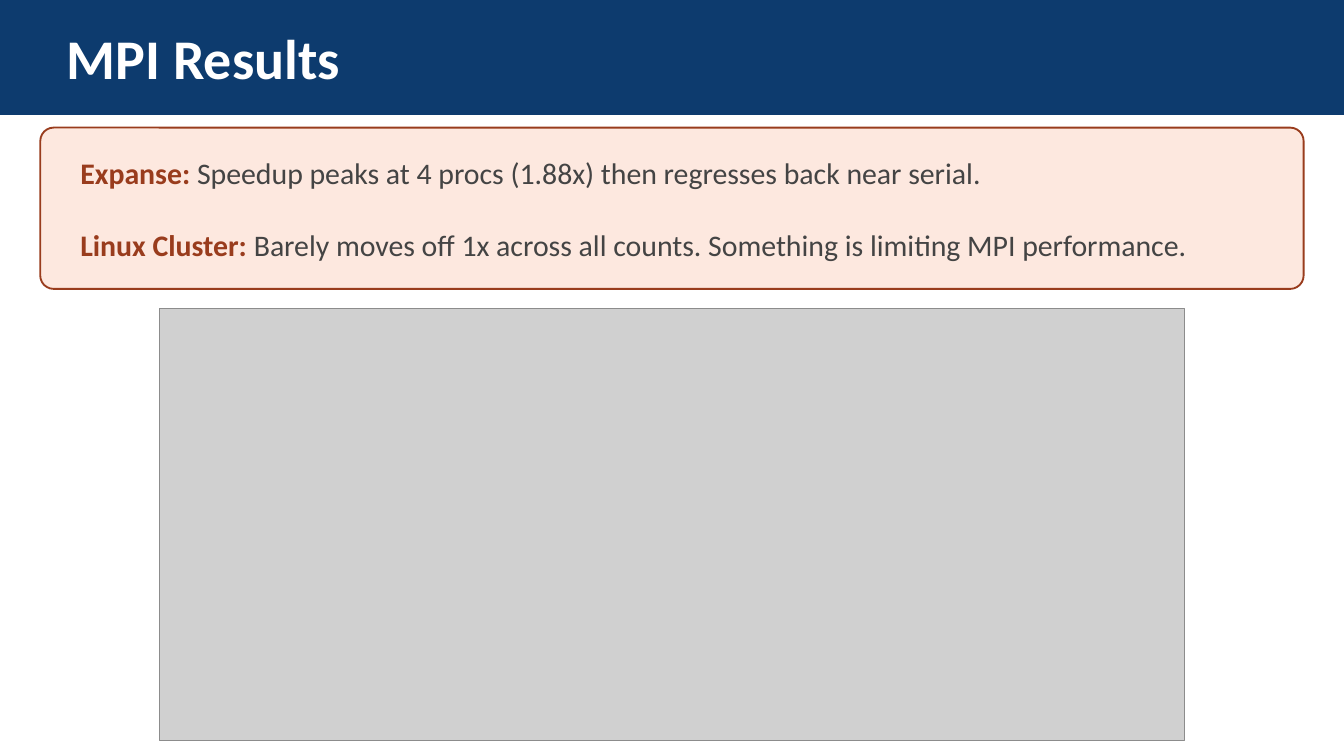
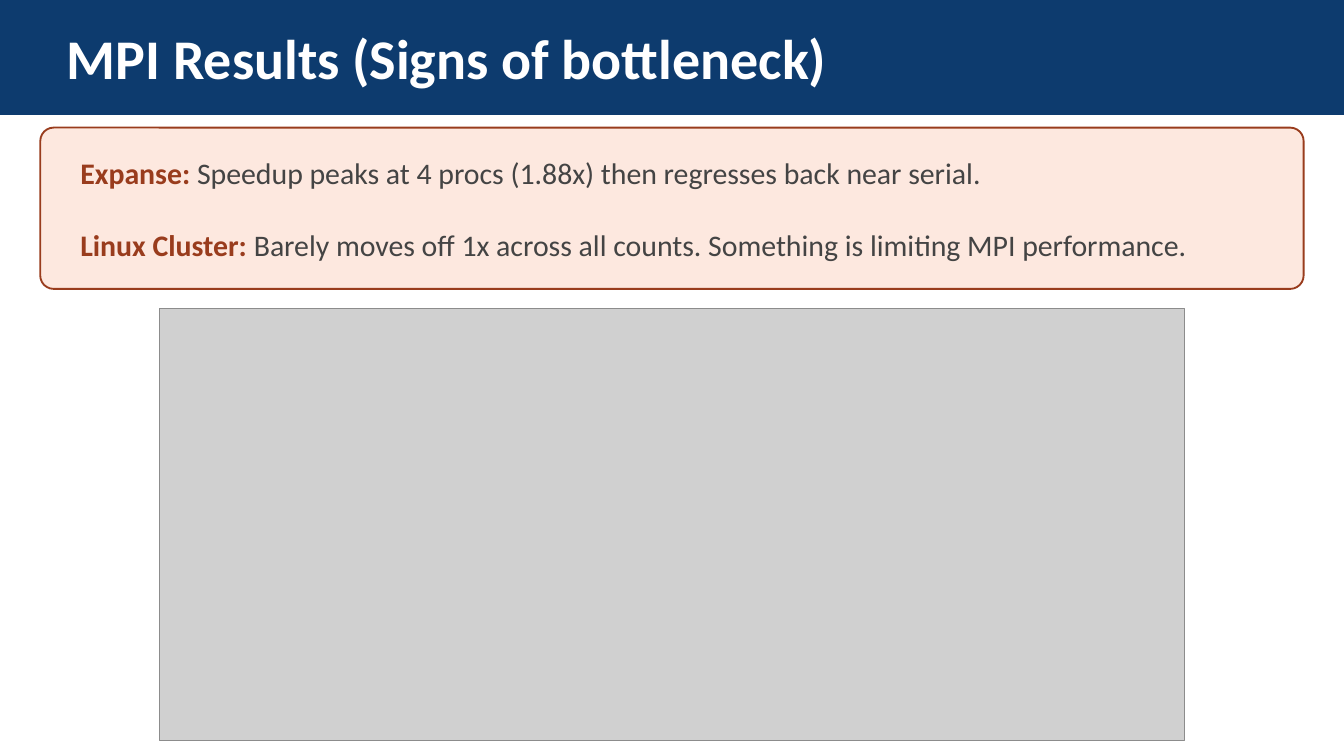
Before and after one commit to jhffmn82/IT388_parallel_processing_bayesian_classifier, a slide deck: slide 11 of IT388_ParallelNaiveBayes_Final.pptx. Drawn at 1344x756 pixels with LibreOffice and Linux fonts; fonts in the diff are those of the drawing; grey boxes stand for pictures. Boxes give left, top, right and bottom in pixels: in the first picture for what was removed or moved away, otherwise in the second. Text is boxed around its words. In the diff, an @@ line names an element or a change of style, - is before the commit and + after.

```diff
--- a/IT388_ParallelNaiveBayes_Final.pptx
+++ b/IT388_ParallelNaiveBayes_Final.pptx
@@ text at [67,37,826,89]: text changed @@
-MPI Results
+MPI Results (Signs of bottleneck)
```
Also in this commit, not shown: 7 other slides changed, 4 other files.
